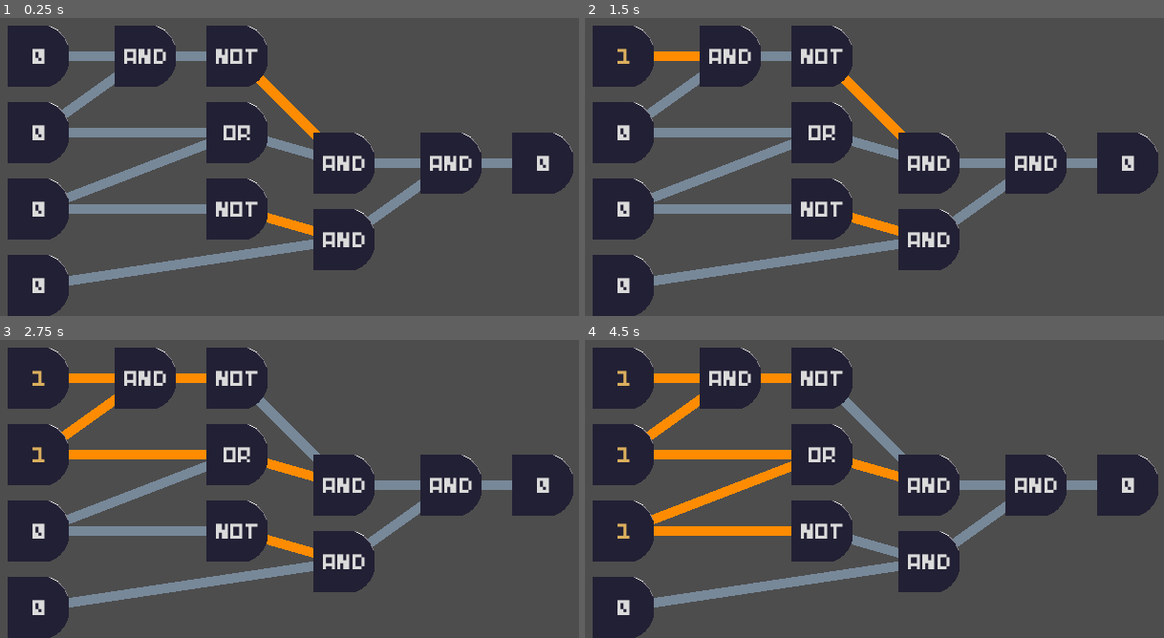
Above: before the commit, frames 1-4 (two rows, left to right).
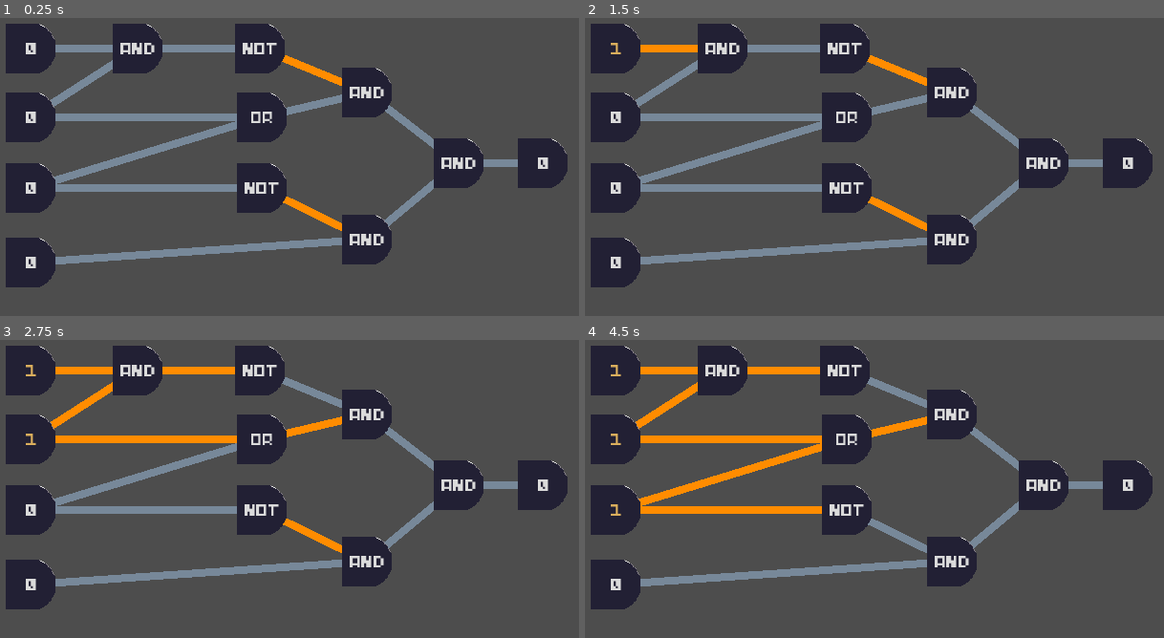
Above: after the commit, the same moments.

Repository: Glow-Project/gwj-60
Game: Godot game, scene res://levels/logicgates/logicgates.tscn
The game is run twice, just before and just after one commit, with the same random seed, the same clock (stepped at 60 frames per second) and the same inputs. The project has no main scene, so this scene is started directly.
Inputs (mouse positions are in pixels of both pictures, inside the frame that each line leads up to):
- Up to frame 1 (0.25 s): no input
- Up to frame 2 (1.5 s): tap Enter at 0.5 s; move the mouse to (625, 56) at 0.52 s; click (625, 56) at 0.67 s; tap Space at 1.25 s; move the mouse to (822, 56) at 1.27 s; click (822, 56) at 1.42 s
- Up to frame 3 (2.75 s): tap Enter at 2 s; move the mouse to (40, 453) at 2.02 s; click (40, 453) at 2.17 s
- Up to frame 4 (4.5 s): tap Space at 2.75, 4.25 s; move the mouse to (926, 486) at 2.77 s; click (926, 486) at 2.92 s; tap Enter at 3.5 s; move the mouse to (1129, 486) at 3.52 s; click (1129, 486) at 3.67 s; move the mouse to (625, 530) at 4.27 s; click (625, 530) at 4.42 s

The runs differ from the first frame. In frame 1, 30% of the frame differs, in the area x 0-100%, y 1-100%; in frame 2, 30%; in frame 3, 30%; in frame 4, 30%.

Commit message:
logicgates: more

Diff:
--- a/components/logicgates/GateConnection.tscn
+++ b/components/logicgates/GateConnection.tscn
@@ -3,5 +3,5 @@
 [ext_resource type="Script" path="res://components/logicgates/gateconnection.gd" id="1_icqo3"]
 
 [node name="GateConnection" type="Line2D"]
-width = 5.0
+width = 4.0
 script = ExtResource("1_icqo3")
--- a/components/logicgates/gate.gd
+++ b/components/logicgates/gate.gd
@@ -2,7 +2,7 @@
 
 class_name Gate
 
-enum GateTypeEnum { ZERO, ONE, AND, OR, NOT, OUT, IN}
+enum GateTypeEnum { ZERO=0, ONE, AND, OR, NOT, OUT, IN}
 @export var type: GateTypeEnum = GateTypeEnum.AND
 
 var type_textures = [
@@ -21,6 +21,7 @@
 var input_value: bool = false
 
 var focus: bool = false
+var out_audio_played: bool = false
 
 var pressed: bool = false
 
@@ -48,6 +49,7 @@
 	if event.is_pressed() == pressed:
 		return
 	elif event.is_pressed():
+		$SwitchAudio.play()
 		input_value = !input_value
 		update_texture(input_value)
 
@@ -97,6 +99,11 @@
 		GateTypeEnum.NOT: return !input1.output()
 		GateTypeEnum.OUT:
 			var out = input1.output()
+			if !out:
+				out_audio_played = false
+			if !out_audio_played and out:
+				out_audio_played = true
+				$OutAudio.play()
 			update_texture(out)
 			return out
 		GateTypeEnum.IN:
--- a/components/logicgates/gate.tscn
+++ b/components/logicgates/gate.tscn
@@ -1,7 +1,9 @@
-[gd_scene load_steps=4 format=3 uid="uid://xefx38pnhca"]
+[gd_scene load_steps=6 format=3 uid="uid://xefx38pnhca"]
 
 [ext_resource type="Texture2D" uid="uid://dihip4m77kind" path="res://assets/visual/gate.png" id="1_3wmwb"]
 [ext_resource type="Script" path="res://components/logicgates/gate.gd" id="2_1rj2n"]
+[ext_resource type="AudioStream" uid="uid://dvgn1keaq2eew" path="res://assets/audio/ligth_switch.mp3" id="3_28nnu"]
+[ext_resource type="AudioStream" uid="uid://dsgh5ekulr1ey" path="res://assets/audio/light_bulb_on.mp3" id="4_dtbxk"]
 
 [sub_resource type="RectangleShape2D" id="RectangleShape2D_1dore"]
 size = Vector2(64, 64)
@@ -17,5 +19,11 @@
 [node name="CollisionShape2D" type="CollisionShape2D" parent="Area2D"]
 shape = SubResource("RectangleShape2D_1dore")
 
+[node name="SwitchAudio" type="AudioStreamPlayer" parent="."]
+stream = ExtResource("3_28nnu")
+
+[node name="OutAudio" type="AudioStreamPlayer" parent="."]
+stream = ExtResource("4_dtbxk")
+
 [connection signal="mouse_entered" from="Area2D" to="." method="_on_area_2d_mouse_entered"]
 [connection signal="mouse_exited" from="Area2D" to="." method="_on_area_2d_mouse_exited"]
--- a/levels/logicgates/logicgates.tscn
+++ b/levels/logicgates/logicgates.tscn
@@ -60,58 +60,70 @@
 destination = NodePath("../And3")
 
 [node name="In1" parent="." instance=ExtResource("1_sl0af")]
-position = Vector2(24, 24)
+position = Vector2(20, 20)
+scale = Vector2(0.4, 0.4)
 type = 6
 
 [node name="Not" parent="." node_paths=PackedStringArray("input1") instance=ExtResource("1_sl0af")]
-position = Vector2(128, 24)
+position = Vector2(140, 20)
+scale = Vector2(0.4, 0.4)
 type = 4
 input1 = NodePath("../GateConnectionOr2Not")
 
 [node name="In2" parent="." instance=ExtResource("1_sl0af")]
-position = Vector2(24, 64)
+position = Vector2(20, 56)
+scale = Vector2(0.4, 0.4)
 type = 6
 
 [node name="And" parent="." node_paths=PackedStringArray("input1", "input2") instance=ExtResource("1_sl0af")]
-position = Vector2(184, 80)
+position = Vector2(196, 43)
+scale = Vector2(0.4, 0.4)
 input1 = NodePath("../GateConnectionNotAnd")
 input2 = NodePath("../GateConnectionOrAnd")
 
 [node name="Out" parent="." node_paths=PackedStringArray("input1") instance=ExtResource("1_sl0af")]
 position = Vector2(288, 80)
+scale = Vector2(0.4, 0.4)
 type = 5
 input1 = NodePath("../GateConnectionAnd2Out")
 
 [node name="In3" parent="." instance=ExtResource("1_sl0af")]
-position = Vector2(24, 104)
+position = Vector2(20, 93)
+scale = Vector2(0.4, 0.4)
 type = 6
 
 [node name="Or" parent="." node_paths=PackedStringArray("input1", "input2") instance=ExtResource("1_sl0af")]
-position = Vector2(128, 64)
+position = Vector2(141, 56)
+scale = Vector2(0.4, 0.4)
 type = 3
 input1 = NodePath("../GateConnectionIn2Or")
 input2 = NodePath("../GateConnectionIn3Or")
 
 [node name="And2" parent="." node_paths=PackedStringArray("input1", "input2") instance=ExtResource("1_sl0af")]
-position = Vector2(240, 80)
+position = Vector2(244, 80)
+scale = Vector2(0.4, 0.4)
 input1 = NodePath("../GateConnectionAnd1And2")
 input2 = NodePath("../GateConnectionAnd3And2")
 
 [node name="Not2" parent="." node_paths=PackedStringArray("input1") instance=ExtResource("1_sl0af")]
-position = Vector2(128, 104)
+position = Vector2(141, 93)
+scale = Vector2(0.4, 0.4)
 type = 4
 input1 = NodePath("../GateConnectionIn3Not2")
 
 [node name="Or2" parent="." node_paths=PackedStringArray("input1", "input2") instance=ExtResource("1_sl0af")]
-position = Vector2(80, 24)
+position = Vector2(76, 20)
+scale = Vector2(0.4, 0.4)
 input1 = NodePath("../GateConnectionIn1Or2")
 input2 = NodePath("../GateConnectionIn2Or2")
 
 [node name="In4" parent="." instance=ExtResource("1_sl0af")]
-position = Vector2(24, 144)
+position = Vector2(20, 132)
+scale = Vector2(0.4, 0.4)
 type = 6
 
 [node name="And3" parent="." node_paths=PackedStringArray("input1", "input2") instance=ExtResource("1_sl0af")]
-position = Vector2(184, 120)
+position = Vector2(196, 120)
+scale = Vector2(0.4, 0.4)
 input1 = NodePath("../GateConnectionNot2And3")
 input2 = NodePath("../GateConnectionIn4And3")
Not shown, added: assets/audio/light_bulb_on.mp3.import
Not shown, added: assets/audio/ligth_switch.mp3.import
Not shown, added: assets/audio/light_bulb_on.mp3
Not shown, added: assets/audio/ligth_switch.mp3
